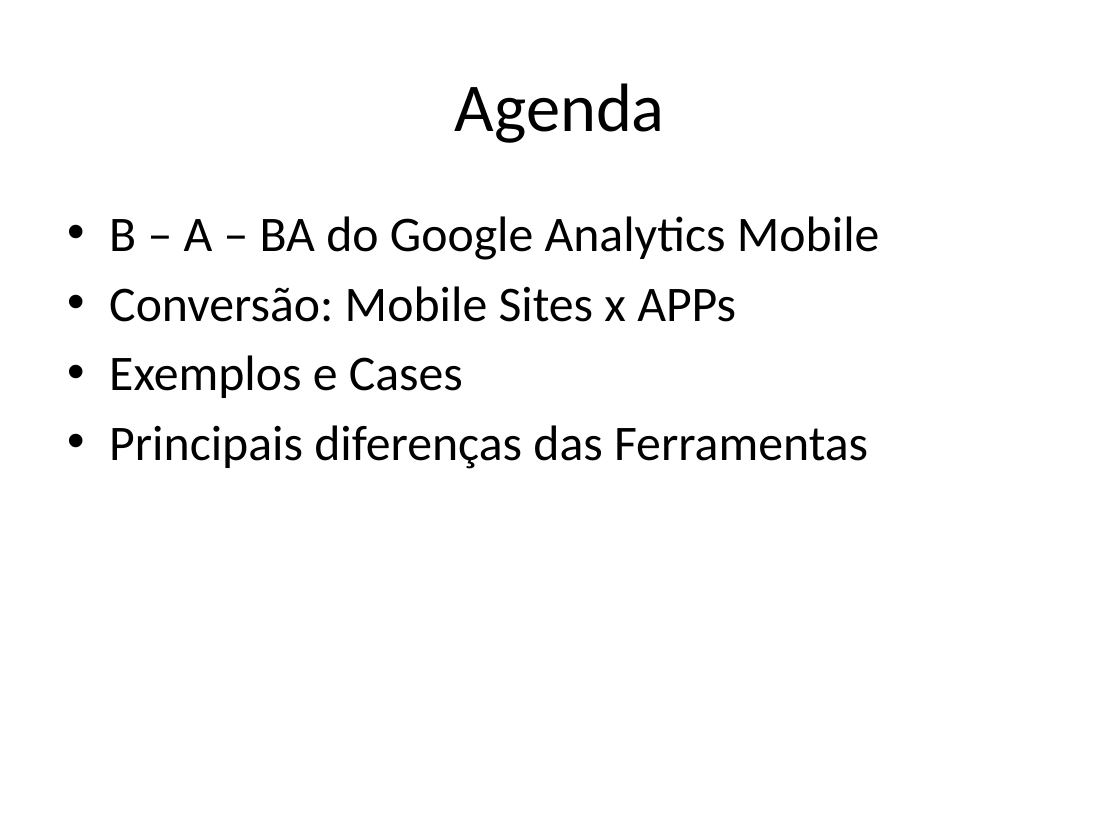
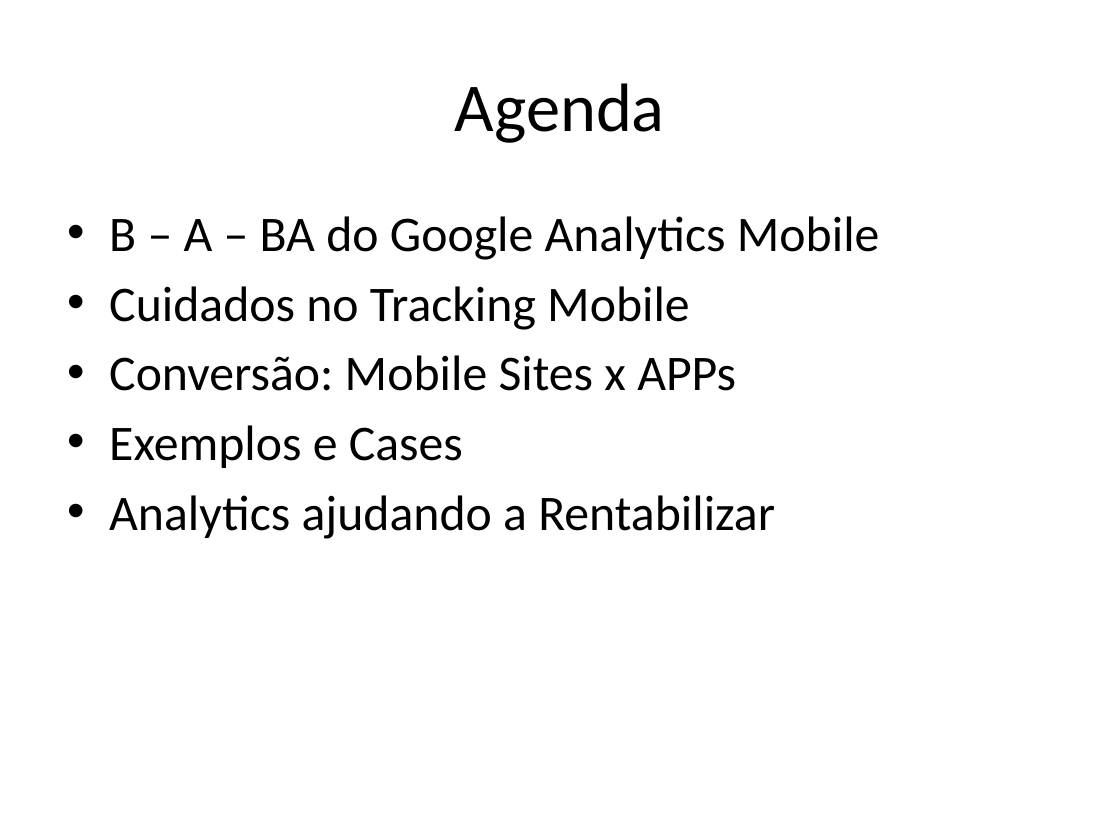
Before and after one commit to InterconAnalytics2011/InterconAnalytics2011, a slide deck: slide 2 of Mobile-Analytics/InterCon_2011_RFeldman_redemobi.pptx. Drawn at 1120x840 pixels with LibreOffice and Linux fonts; fonts in the diff are those of the drawing; background and template pictures are left out. Boxes give left, top, right and bottom in pixels: in the first picture for what was removed or moved away, otherwise in the second. Text is boxed around its words. In the diff, an @@ line names an element or a change of style, - is before the commit and + after.

Commit message:
Update Mobile

```diff
--- a/Mobile-Analytics/InterCon_2011_RFeldman_redemobi.pptx
+++ b/Mobile-Analytics/InterCon_2011_RFeldman_redemobi.pptx
@@ text at <box>109,286,690,330</box>: paragraph added @@
+• Cuidados no Tracking Mobile
@@ text at <box>109,495,775,539</box>: text changed @@
-• Principais diferenças das Ferramentas
+• Analytics ajudando a Rentabilizar
```
Also in this commit, not shown: 1 other slide changed, 3 slides added, 1 slide removed.
